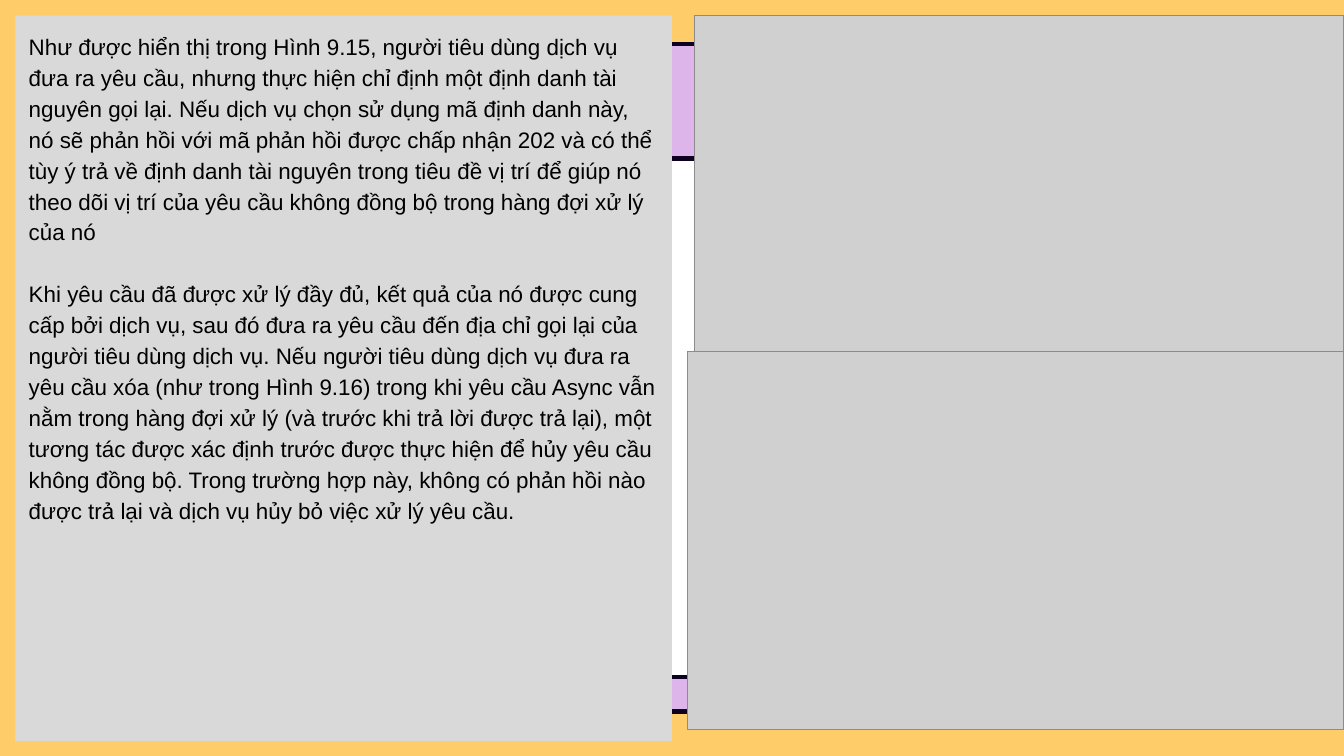
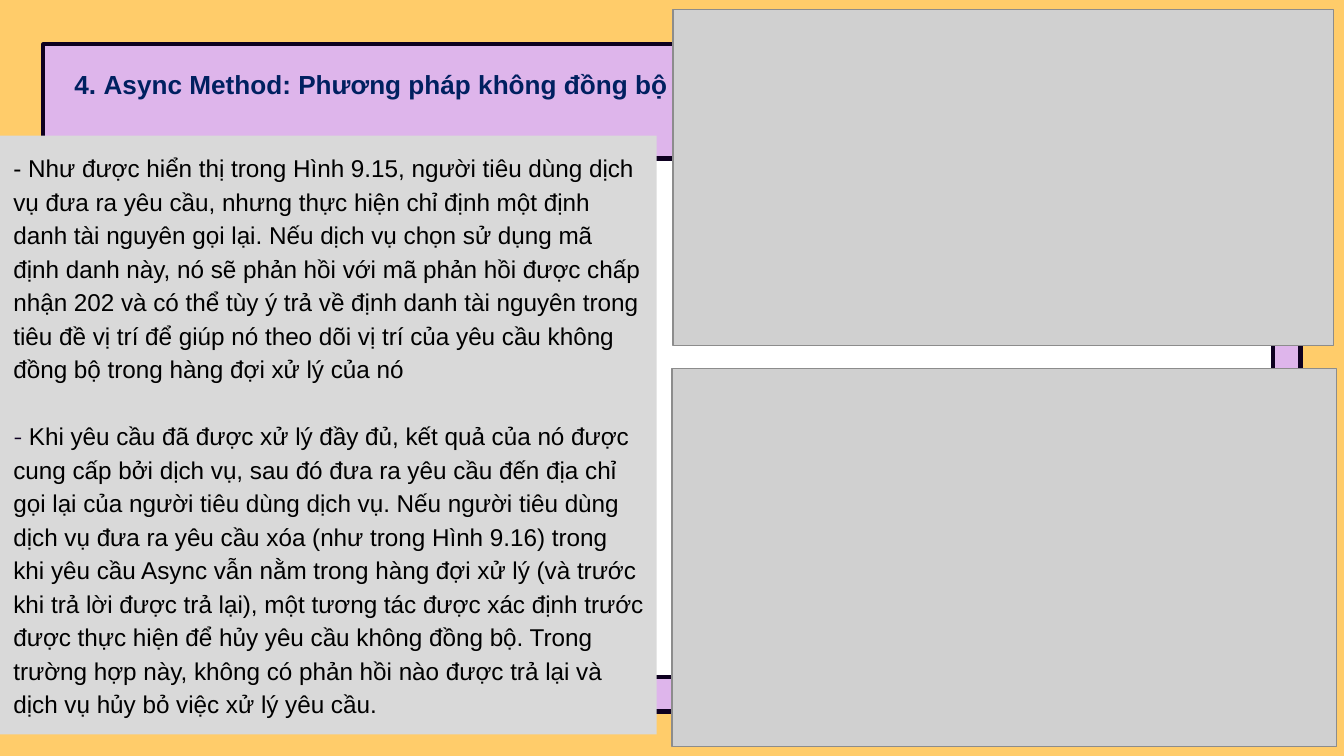
Before and after one commit to thinhotwp1/N1_14, a slide deck: slide 49 of 9.pptx (slide 50 before the commit). Drawn at 1344x756 pixels with LibreOffice and Linux fonts; fonts in the diff are those of the drawing; grey boxes stand for pictures. Boxes give left, top, right and bottom in pixels: in the first picture for what was removed or moved away, otherwise in the second. Text is boxed around its words. In the diff, an @@ line names an element or a change of style, - is before the commit and + after.

```diff
--- a/9.pptx
+++ b/9.pptx
@@ picture: place and size @@
-picture at <box>695,16,1344,352</box>
+picture at <box>673,9,1333,345</box>
@@ text added at <box>74,74,667,100</box>, 14 pt, text #002060, bold @@
+4. Async Method: Phương pháp không đồng bộ
@@ rectangle "- Như được hiển thị ...": place and size @@
-rectangle "- Như được hiển thị ..." at <box>15,16,672,742</box>
+rectangle "- Như được hiển thị ..." at <box>0,136,657,735</box>
@@ text in rectangle at <box>13,158,643,718</box>: text changed; size 12 to 13 pt @@
-Như được hiển thị trong Hình 9.15, người tiêu dùng dịch vụ đưa ra yêu cầu, nhưng thực hiện chỉ định một định danh tài nguyên gọi lại. Nếu dịch vụ chọn sử dụng mã định danh này, nó sẽ phản hồi với mã phản hồi được chấp nhận 202 và có thể tùy ý trả về định danh tài nguyên trong tiêu đề vị trí để giúp nó theo dõi vị trí của yêu cầu không đồng bộ trong hàng đợi xử lý của nó
-Khi yêu cầu đã được xử lý đầy đủ, kết quả của nó được cung cấp bởi dịch vụ, sau đó đưa ra yêu cầu đến địa chỉ gọi lại của người tiêu dùng dịch vụ. Nếu người tiêu dùng dịch vụ đưa ra yêu cầu xóa (như trong Hình 9.16) trong khi yêu cầu Async vẫn nằm trong hàng đợi xử lý (và trước khi trả lời được trả lại), một tương tác được xác định trước được thực hiện để hủy yêu cầu không đồng bộ. Trong trường hợp này, không có phản hồi nào được trả lại và dịch vụ hủy bỏ việc xử lý yêu cầu.
+- Như được hiển thị trong Hình 9.15, người tiêu dùng dịch vụ đưa ra yêu cầu, nhưng thực hiện chỉ định một định danh tài nguyên gọi lại. Nếu dịch vụ chọn sử dụng mã định danh này, nó sẽ phản hồi với mã phản hồi được chấp nhận 202 và có thể tùy ý trả về định danh tài nguyên trong tiêu đề vị trí để giúp nó theo dõi vị trí của yêu cầu không đồng bộ trong hàng đợi xử lý của nó
+- Khi yêu cầu đã được xử lý đầy đủ, kết quả của nó được cung cấp bởi dịch vụ, sau đó đưa ra yêu cầu đến địa chỉ gọi lại của người tiêu dùng dịch vụ. Nếu người tiêu dùng dịch vụ đưa ra yêu cầu xóa (như trong Hình 9.16) trong khi yêu cầu Async vẫn nằm trong hàng đợi xử lý (và trước khi trả lời được trả lại), một tương tác được xác định trước được thực hiện để hủy yêu cầu không đồng bộ. Trong trường hợp này, không có phản hồi nào được trả lại và dịch vụ hủy bỏ việc xử lý yêu cầu.
@@ picture: place and size @@
-picture at <box>687,352,1344,730</box>
+picture at <box>672,368,1337,746</box>
```
Also in this commit, not shown: 17 other slides changed, 1 slide removed.
